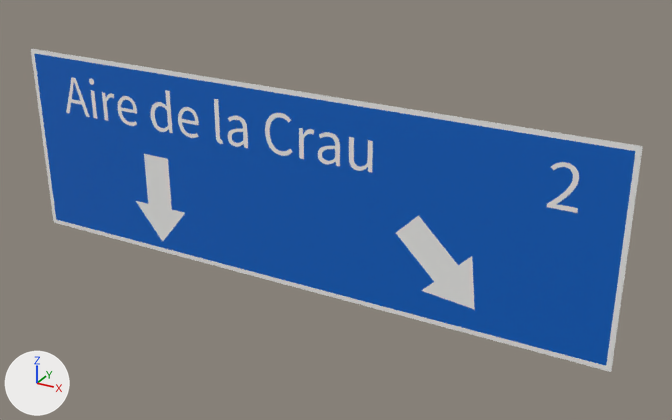
Before and after pictures for a commit that changed the glTF model panneaux/06_D_direction/Da52a.glb.
The view is the same before and after, from a 50 mm camera at (3.44, -5.51, 2.7) aimed at (0.34, 0.12, -0.12). Every picture has the same lights, and +X, +Y and +Z are marked at lower left. The picture after the commit comes second. Where no turn or scale is listed for an object, it has been applied to the vertices. Vertices at exactly the same position are counted once.

The first picture shows 'Da52a_lis00', 'Da52a_reg01', 'Da52a_txt04', 'Da52a_txt05', 'Da52a_voie02', 'Da52a_voie03'.
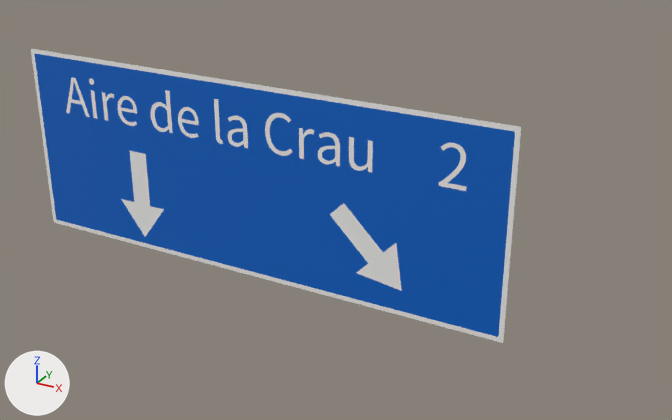
The newer file is also turned or shifted as a whole; pictures and numbers use the older file's frame.

Scene script edits in JSON lines:
```json
{"block": "me_lis_281", "where": "# used by ob_da52a_lis00; location = (0.0, -0.002, 0.0)"}
{"op": "remove", "block": "me_lis_281", "code": "me_lis_281.from_pydata(...)  # 48 vertices, 92 faces; spans x -2.51..2.51, y 0.0, z -0.8..0.8"}
{"op": "add", "block": "me_lis_281", "code": "me_lis_281.from_pydata(...)  # 48 vertices, 92 faces; spans x -2.51..1.75, y 0.0, z -0.8..0.8"}
{"block": "me_lis_281", "change": "me_lis_281 part 1: the whole mesh is scaled about its middle by (0.849, 1, 1), then moved by (-0.38, 0.0, 0.0)"}
{"block": "me_reg_281", "where": "# used by ob_da52a_reg01; location = (0.0, -0.002, 0.0)"}
{"op": "remove", "block": "me_reg_281", "code": "me_reg_281.from_pydata(...)  # 48 vertices, 92 faces; spans x -2.47..2.47, y 0.0, z -0.76..0.76"}
{"op": "add", "block": "me_reg_281", "code": "me_reg_281.from_pydata(...)  # 48 vertices, 92 faces; spans x -2.47..1.71, y 0.0, z -0.76..0.76"}
{"block": "me_reg_281", "change": "me_reg_281 part 2: the whole mesh is scaled about its middle by (0.847, 1, 1), then moved by (-0.38, 0.0, 0.0)"}
{"block": "me_t_2829", "where": "# used by ob_da52a_txt05; location = (2.189, -0.004, 0.48)"}
{"op": "remove", "block": "me_t_2829", "code": "me_t_2829.from_pydata(...)  # 178 vertices, 352 faces; spans x -0.225..-0.022, y 0.0, z -0.19..0.135"}
{"op": "add", "block": "me_t_2829", "code": "me_t_2829.from_pydata(...)  # 178 vertices, 352 faces; spans x -0.981..-0.778, y 0.0, z -0.19..0.135"}
{"block": "me_t_2829", "change": "me_t_2829 part 3: the whole mesh is moved by (-0.756, 0.0, 0.0)"}
{"block": "me_voie_040", "where": "# used by ob_da52a_voie02; location = (0.0, -0.002, 0.0)"}
{"op": "remove", "block": "me_voie_040", "code": "me_voie_040.from_pydata(...)  # 14 vertices, 24 faces; spans x -1.516..-0.993, y 0.0, z -0.704..0.064"}
{"op": "add", "block": "me_voie_040", "code": "me_voie_040.from_pydata(...)  # 14 vertices, 24 faces; spans x -1.674..-1.213, y 0.0, z -0.704..0.064"}
{"block": "me_voie_040", "change": "me_voie_040 part 4: 14 of 14 vertices moved; they spanned x -1.516..-0.993, y 0.0, z -0.704..0.064 and now span x -1.674..-1.213, y 0.0, z -0.704..0.064; mean shift (-0.189, 0.0, -0.009)"}
{"block": "me_voie_041", "where": "# used by ob_da52a_voie03; location = (0.0, -0.003, 0.0)"}
{"op": "remove", "block": "me_voie_041", "code": "me_voie_041.from_pydata(...)  # 14 vertices, 24 faces; spans x 0.896..1.526, y 0.0, z -0.592..0.038"}
{"op": "add", "block": "me_voie_041", "code": "me_voie_041.from_pydata(...)  # 14 vertices, 24 faces; spans x 0.356..0.959, y 0.0, z -0.592..0.011"}
{"block": "me_voie_041", "change": "me_voie_041 part 5: 14 of 14 vertices moved; they spanned x 0.896..1.526, y 0.0, z -0.592..0.038 and now span x 0.356..0.959, y 0.0, z -0.592..0.011; mean shift (-0.561, 0.0, -0.006)"}
```

Boxes [x1, y1, x2, y2] around the edits, measured in the pictures (672 x 420 px; the box of a moved part takes in the faces that stretch with it):
```json
{"object": "Da52a_reg01", "change": "moved, rescaled", "before": [35, 54, 635, 366], "after": [35, 54, 515, 337], "on screen": "20% narrower, 9% shorter"}
{"object": "Da52a_lis00", "change": "moved, rescaled", "before": [31, 49, 643, 372], "after": [31, 49, 521, 343], "on screen": "20% narrower, 9% shorter"}
{"object": "Da52a_txt05", "change": "moved", "before": [547, 162, 579, 213], "after": [439, 143, 467, 191]}
{"part": 4, "of": "me_voie_040", "change": "moved or reshaped", "before": [136, 154, 185, 241], "after": [121, 151, 164, 237]}
{"part": 5, "of": "me_voie_041", "change": "moved or reshaped", "before": [396, 215, 475, 310], "after": [330, 203, 402, 291]}
```
